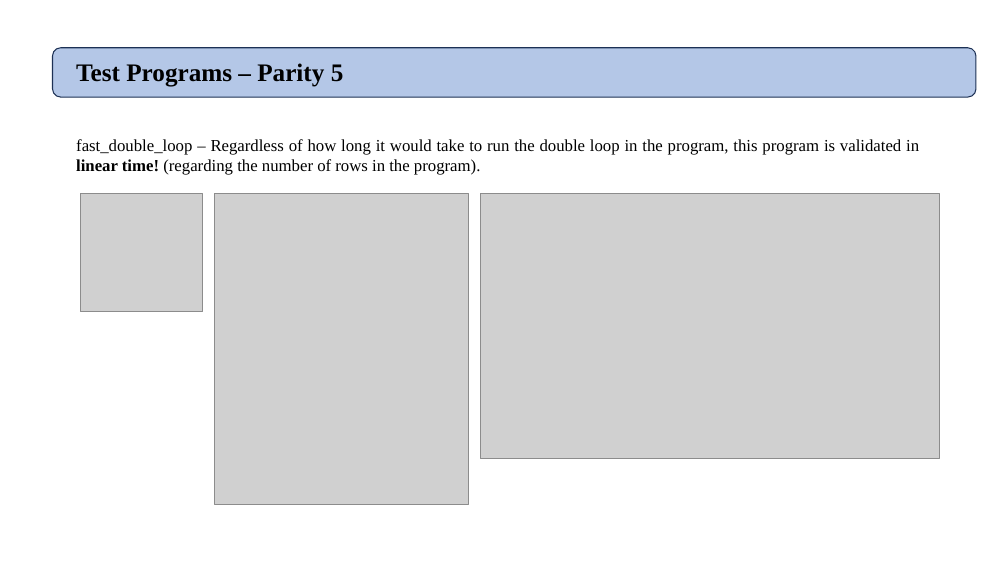
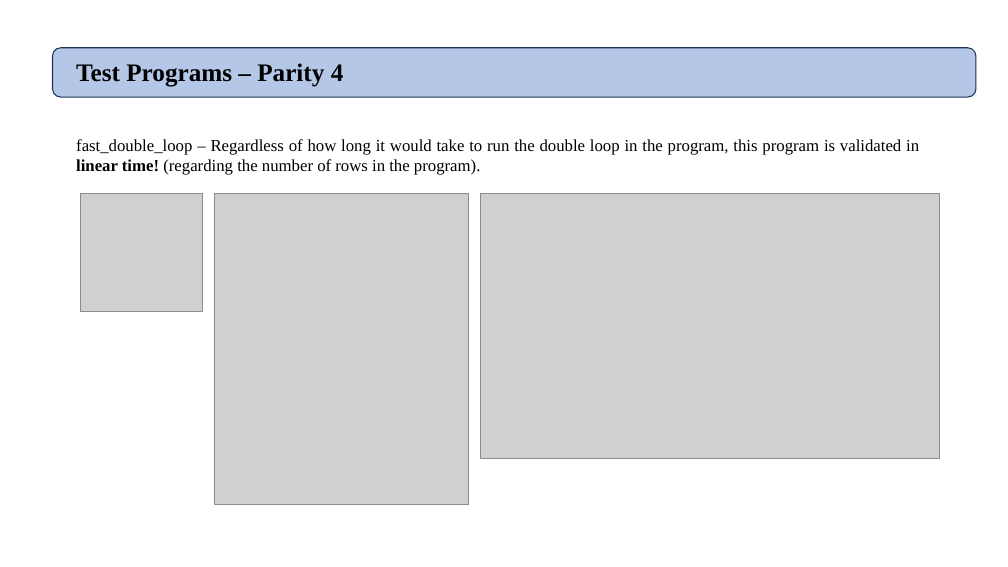
Before and after one commit to shahak2/program-analysis-and-verification, a slide deck: slide 12 of docs/paav architecture.pptx (slide 13 before the commit). Drawn at 1008x567 pixels with LibreOffice and Linux fonts; fonts in the diff are those of the drawing; grey boxes stand for pictures. Boxes give left, top, right and bottom in pixels: in the first picture for what was removed or moved away, otherwise in the second. Text is boxed around its words. In the diff, an @@ line names an element or a change of style, - is before the commit and + after.

```diff
--- a/docs/paav architecture.pptx
+++ b/docs/paav architecture.pptx
@@ text at bbox=[76, 63, 344, 87]: text changed @@
-Test Programs – Parity 5
+Test Programs – Parity 4
```
Also in this commit, not shown: 6 other slides changed, 1 slide added, 2 slides removed, 16 other files.
